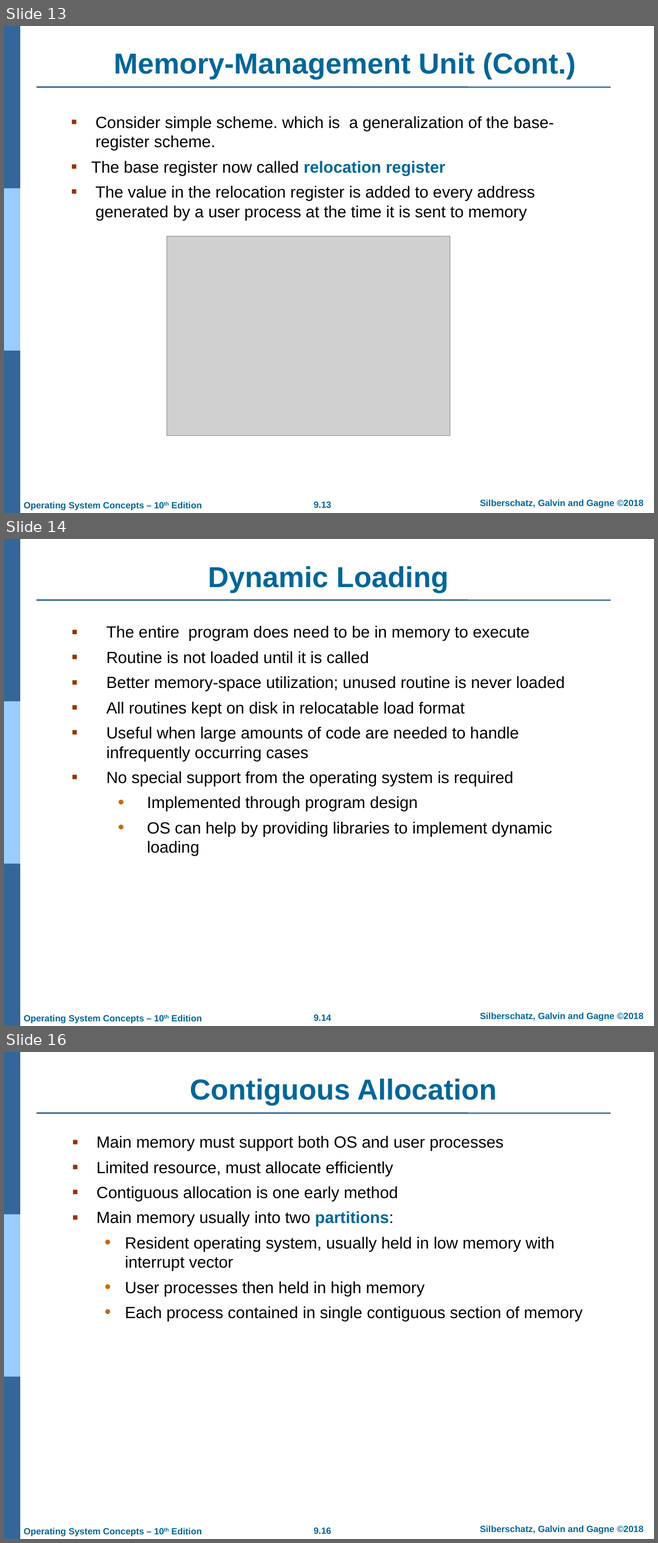
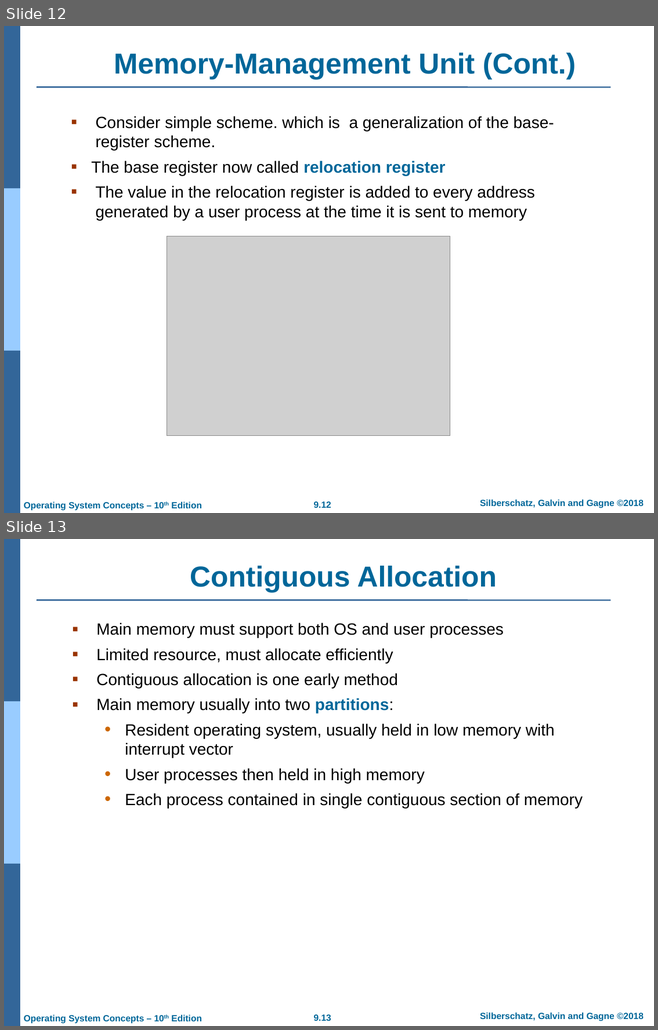
Before and after one commit to Hazrat-Ali9/Operating-System, a slide deck: main memory.pptx. Shown one above the other, each under a label of ours: slides 13, 14 and 16 before the commit, slides 12 and 13 after it; the slides between them are not shown. The pictures are 658x1543 and 658x1030 pixels, drawn with LibreOffice and Linux fonts; fonts in the diff are those of the drawing; grey boxes stand for pictures; background and template pictures are left out. Boxes give left, top, right and bottom in pixels: in the first picture for what was removed or moved away, otherwise in the second. Text is boxed around its words. In the diff, an @@ line names an element or a change of style, - is before the commit and + after.

```diff
--- a/main memory.pptx
+++ b/main memory.pptx
@@ slide 14 removed at (x1=4, y1=539, x2=654, y2=1026), background #FFFFFF; not listed: 7 template elements that a slide beside it also shows @@
@@ title removed at (x1=208, y1=566, x2=448, y2=594) @@
-Dynamic Loading
@@ text removed at (x1=106, y1=625, x2=564, y2=856) @@
-▪ The entire program does need to be in memory to execute
-▪ Routine is not loaded until it is called
-▪ Better memory-space utilization; unused routine is never loaded
-▪ All routines kept on disk in relocatable load format
-▪ Useful when large amounts of code are needed to handle infrequently occurring cases
-▪ No special support from the operating system is required
-  • Implemented through program design
-  • OS can help by providing libraries to implement dynamic loading
@@ what was slide 13 is now slide 12 @@
@@ page number at (x1=314, y1=502, x2=331, y2=508): text changed @@
-9.13
+9.12
@@ what was slide 16 is now slide 13 @@
@@ page number at (x1=314, y1=1015, x2=331, y2=1021): text changed @@
-9.16
+9.13
```
Also in this commit, not shown: 5 other slides removed, 1 other file.
